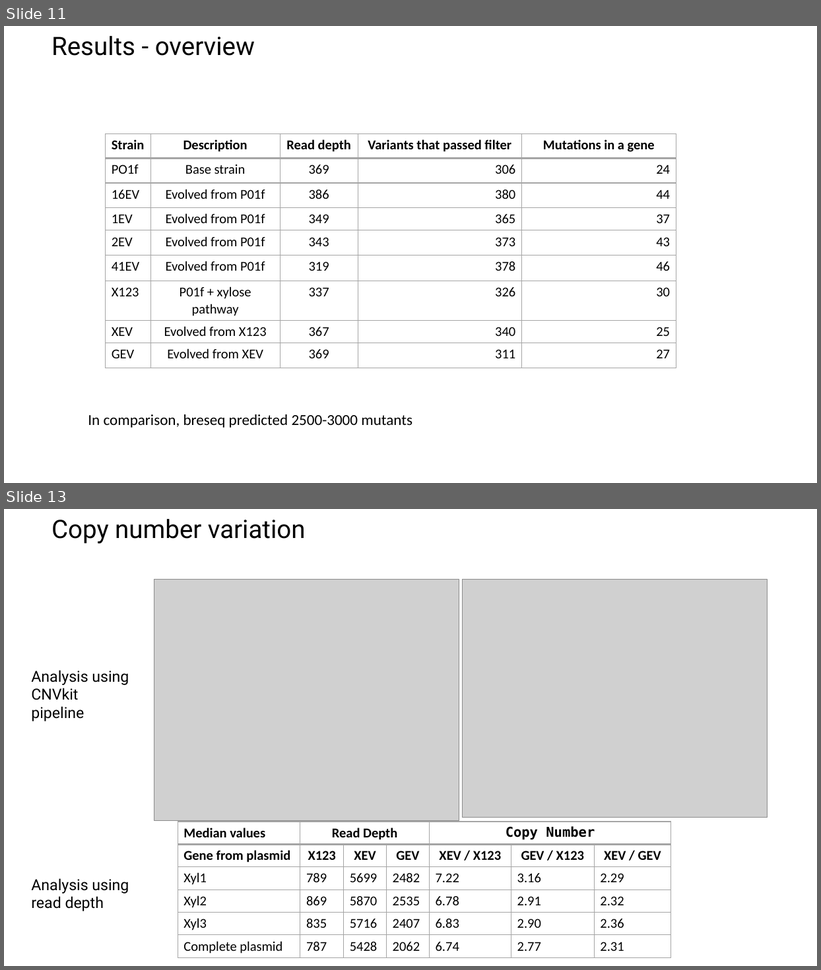
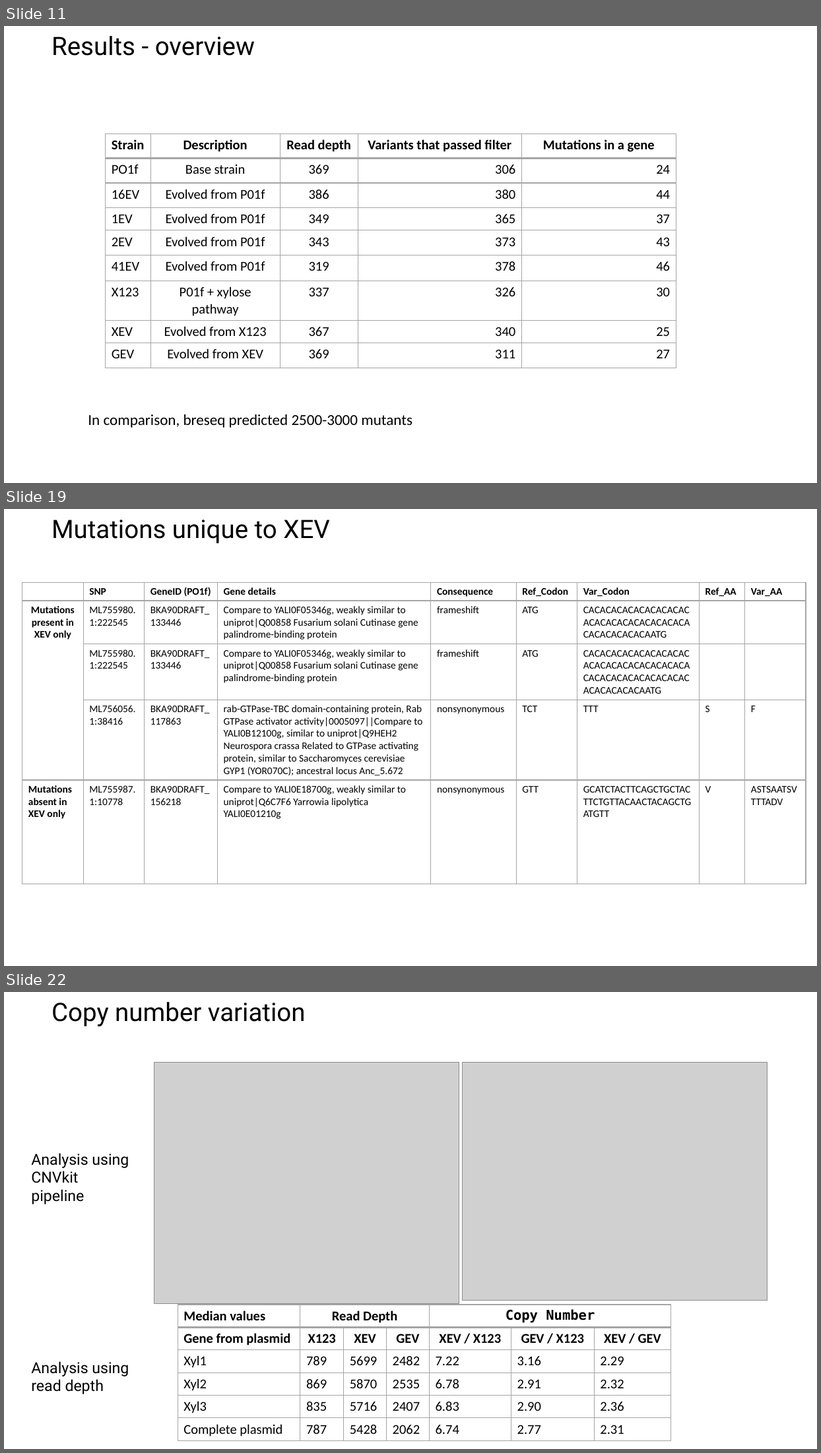
Before and after one commit to raogroupuiuc/yl_variantcalling, a slide deck: 20210511 Update - DNAseq YL.pptx. Shown one above the other, each under a label of ours: slides 11 and 13 before the commit, slides 11, 19 and 22 after it; the slides between them are not shown. The pictures are 821x970 and 821x1453 pixels, drawn with LibreOffice and Linux fonts; fonts in the diff are those of the drawing; grey boxes stand for pictures; background and template pictures are left out. Boxes give left, top, right and bottom in pixels: in the first picture for what was removed or moved away, otherwise in the second. Text is boxed around its words. In the diff, an @@ line names an element or a change of style, - is before the commit and + after.

Commit message:
added mutation location in CDS and updated ppt

```diff
--- a/20210511 Update - DNAseq YL.pptx
+++ b/20210511 Update - DNAseq YL.pptx
@@ slide 19 added at (x1=4, y1=509, x2=817, y2=966), background picture (left out) @@
@@ title added at (x1=52, y1=520, x2=329, y2=543), 30 pt, text #000000 @@
+Mutations unique to XEV
@@ table added at (x1=22, y1=582, x2=806, y2=881), 5 rows, 9 columns @@
+ | SNP | GeneID (PO1f) | Gene details | Consequence | Ref_Codon | Var_Codon | Ref_AA | Var_AA
+Mutations present in XEV only | ML755980.1:222545 | BKA90DRAFT_133446 | Compare to YALI0F05346g, weakly similar to uniprot|Q00858 Fusarium solani Cutinase gene palindrome-binding protein | frameshift | ATG | CACACACACACACACACACACACACACACACACACACACACACACACACAATG |  | 
+ | ML755980.1:222545 | BKA90DRAFT_133446 | Compare to YALI0F05346g, weakly similar to uniprot|Q00858 Fusarium solani Cutinase gene palindrome-binding protein | frameshift | ATG | CACACACACACACACACACACACACACACACACACACACACACACACACACACACACACACACACACAATG |  | 
+ | ML756056.1:38416 | BKA90DRAFT_117863 | rab-GTPase-TBC domain-containing protein, Rab GTPase activator activity|0005097||Compare to YALI0B12100g, similar to uniprot|Q9HEH2 Neurospora crassa Related to GTPase activating protein, similar to Saccharomyces cerevisiae GYP1 (YOR070C); ancestral locus Anc_5.672 | nonsynonymous | TCT | TTT | S | F
+Mutations absent in XEV only | ML755987.1:10778 | BKA90DRAFT_156218 | Compare to YALI0E18700g, weakly similar to uniprot|Q6C7F6 Yarrowia lipolytica YALI0E01210g | nonsynonymous | GTT | GCATCTACTTCAGCTGCTACTTCTGTTACAACTACAGCTGATGTT | V | ASTSAATSVTTTADV
@@ what was slide 13 is now slide 22 @@
```
Also in this commit, not shown: 9 other slides added, 1 slide removed, 1 other file.
